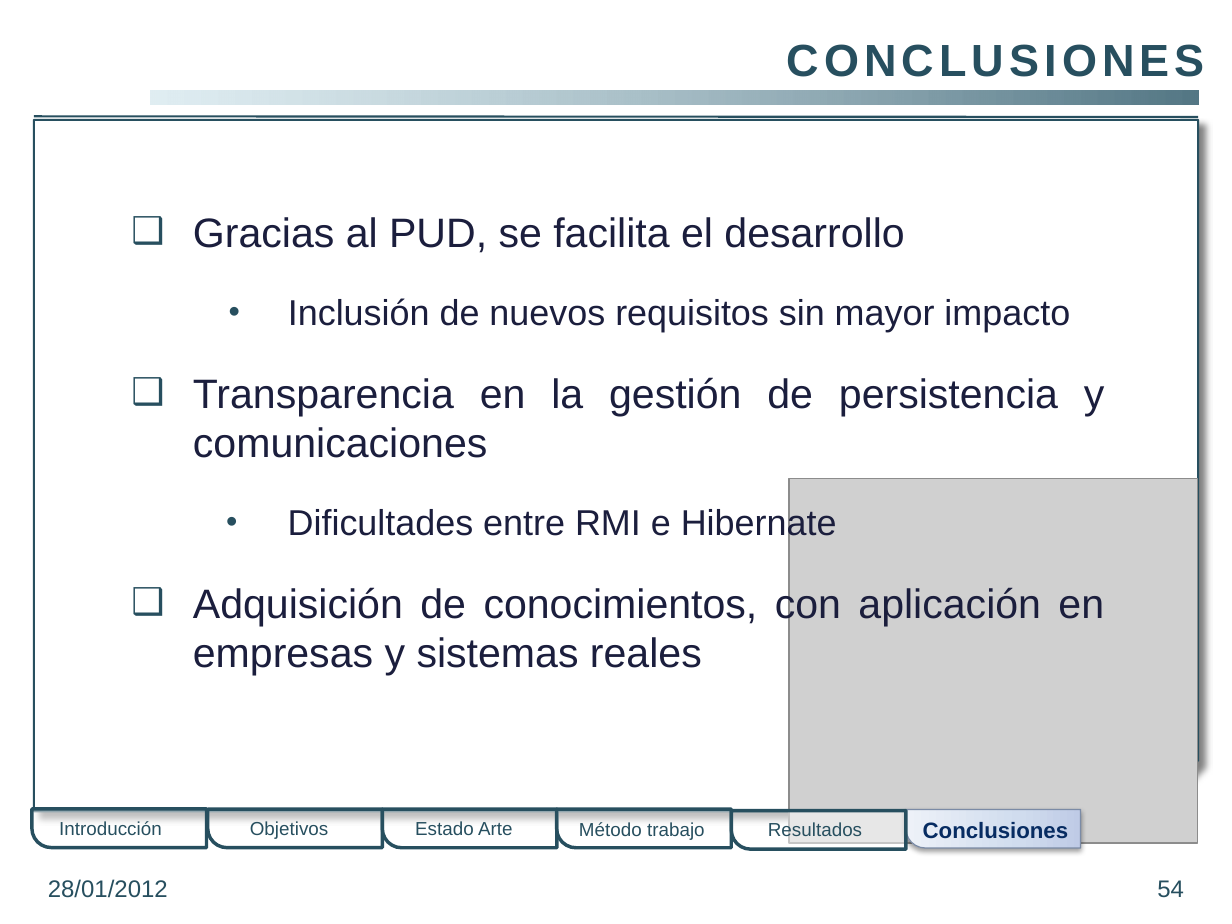
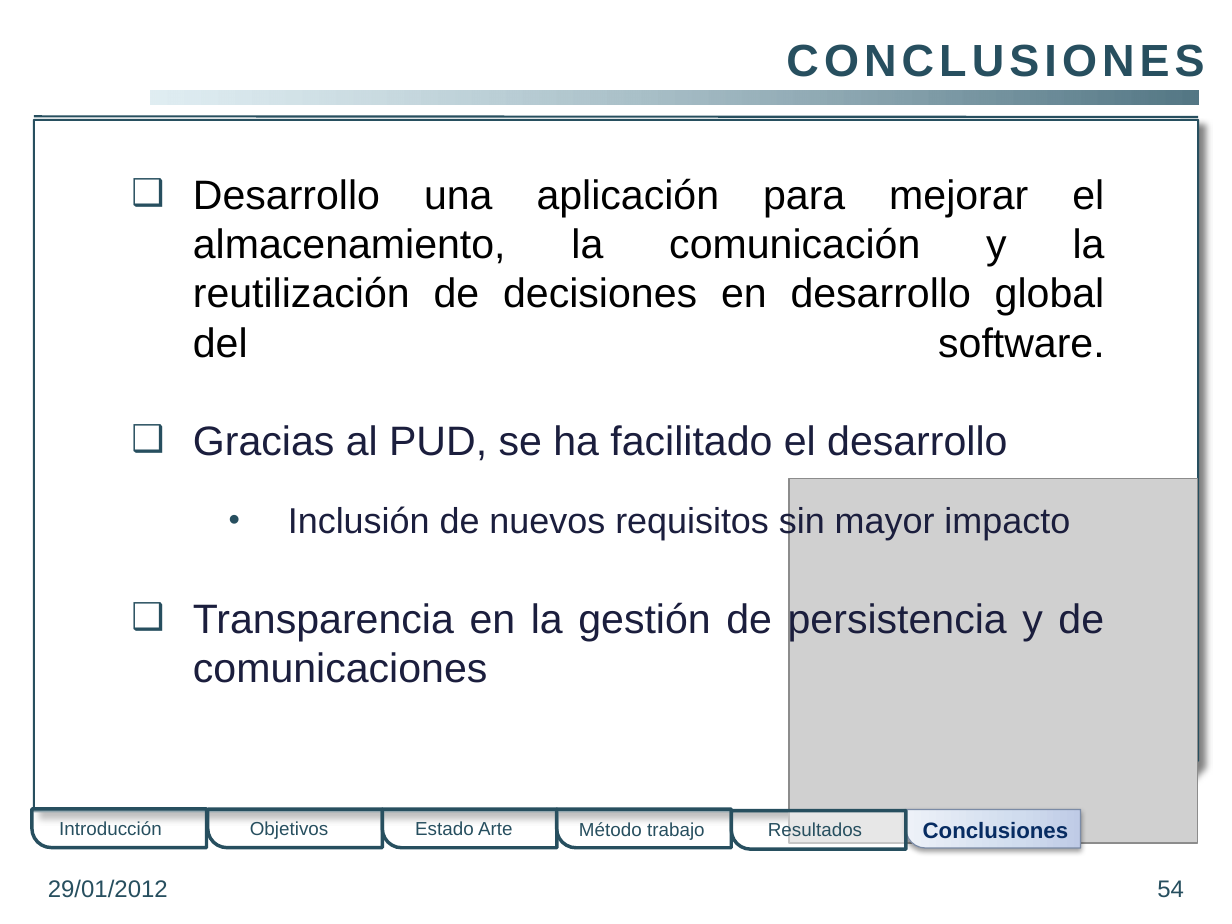
Before and after one commit to gangadhar001/repo-pfc, a slide deck: slide 54 of PFC/Presentacion/PresentacionPFC.pptx. Drawn at 1232x924 pixels with LibreOffice and Linux fonts; fonts in the diff are those of the drawing; grey boxes stand for pictures; background and template pictures are left out. Boxes give left, top, right and bottom in pixels: in the first picture for what was removed or moved away, otherwise in the second. Text is boxed around its words. In the diff, an @@ line names an element or a change of style, - is before the commit and + after.

```diff
--- a/PFC/Presentacion/PresentacionPFC.pptx
+++ b/PFC/Presentacion/PresentacionPFC.pptx
@@ text "Desarrollo una aplicación para mejorar ...": place and size @@
-text "Desarrollo una aplicación para mejorar ..." at box(193, 217, 1105, 675)
+text "Desarrollo una aplicación para mejorar ..." at box(193, 178, 1105, 683)
@@ text at box(193, 178, 1105, 461): text changed; text colour #1B1E3E to #000000 @@
-❑ Gracias al PUD, se facilita el desarrollo
+❑ Desarrollo una aplicación para mejorar el almacenamiento, la comunicación y la reutilización de decisiones en desarrollo global del software.
+❑ Gracias al PUD, se ha facilitado el desarrollo
@@ text at box(193, 600, 1104, 683): text changed @@
-❑ Transparencia en la gestión de persistencia y comunicaciones
-    • Dificultades entre RMI e Hibernate
-❑ Adquisición de conocimientos, con aplicación en empresas y sistemas reales
+❑ Transparencia en la gestión de persistencia y de comunicaciones
@@ text at box(48, 879, 168, 898): text changed @@
-28/01/2012
+29/01/2012
```
Also in this commit, not shown: 48 other slides changed, 1 slide added.
